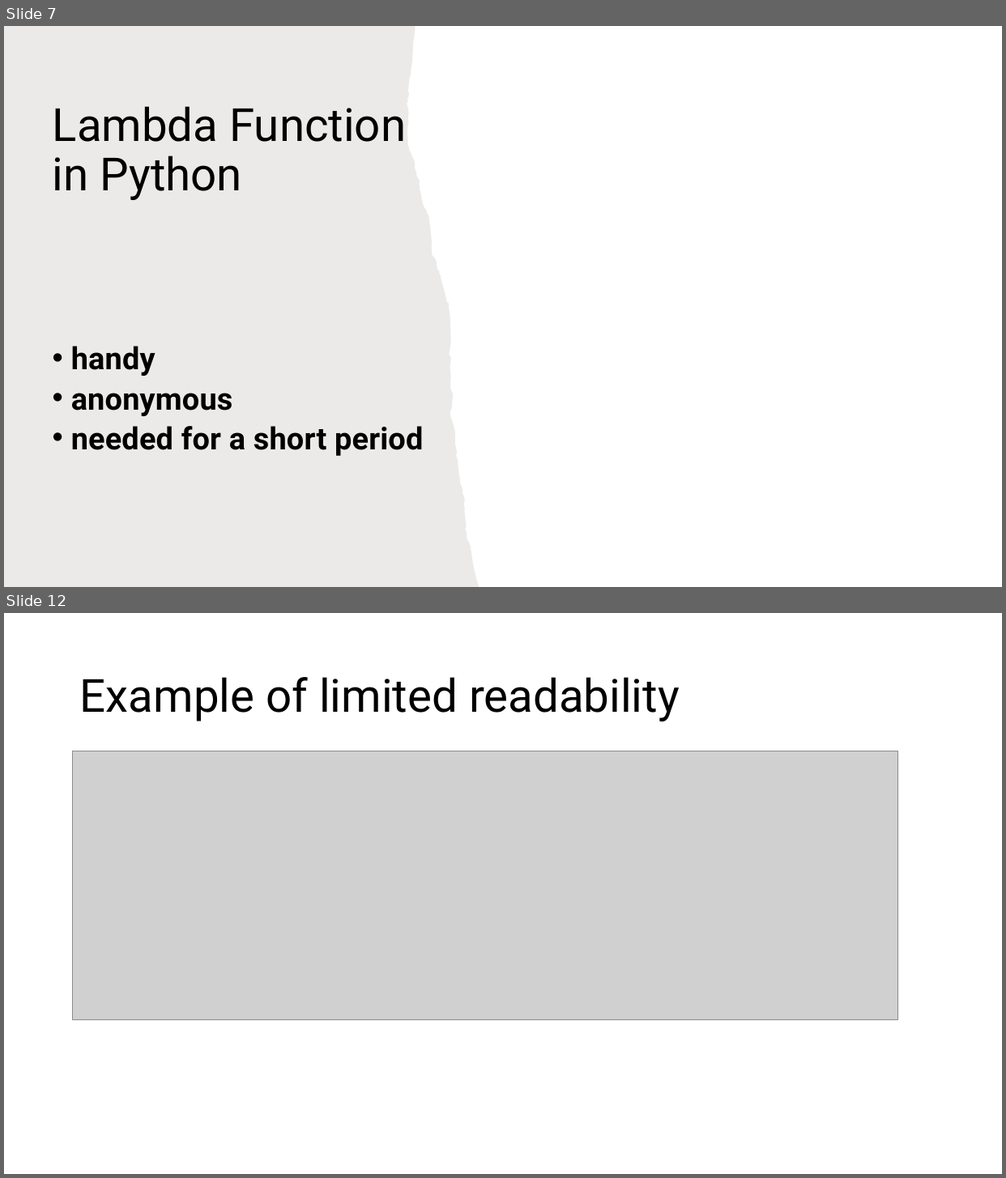
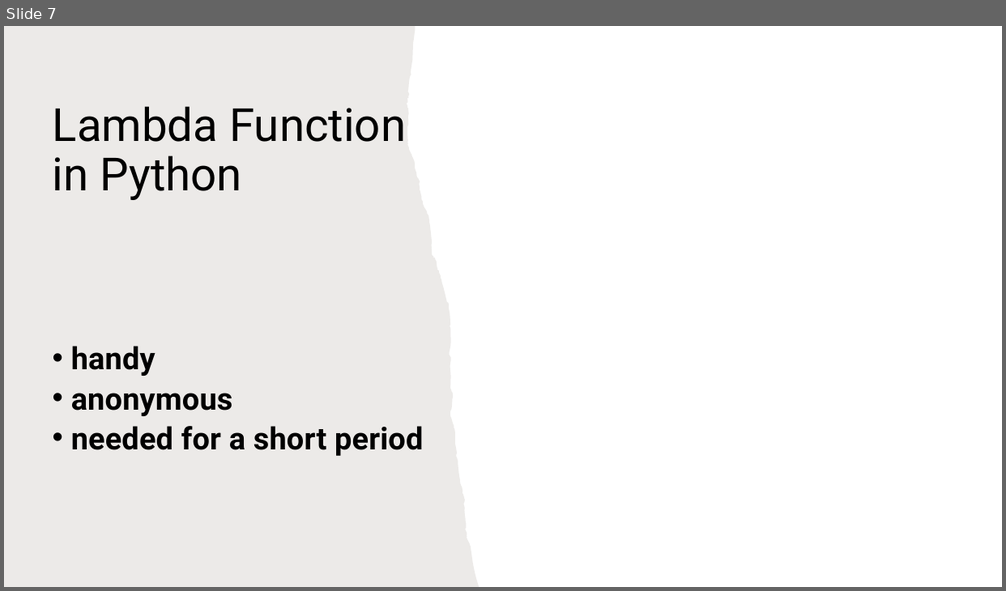
Before and after one commit to page10/Presentation, a slide deck: Presentation Lambda Function 4.pptx. Shown one above the other, each under a label of ours: slides 7 and 12 before the commit, slide 7 after it; the slides between them are not shown. The pictures are 1006x1178 and 1006x591 pixels, drawn with LibreOffice and Linux fonts; fonts in the diff are those of the drawing; grey boxes stand for pictures. Boxes give left, top, right and bottom in pixels: in the first picture for what was removed or moved away, otherwise in the second. Text is boxed around its words. In the diff, an @@ line names an element or a change of style, - is before the commit and + after.

```diff
--- a/Presentation Lambda Function 4.pptx
+++ b/Presentation Lambda Function 4.pptx
@@ slide 12 removed at [4, 613, 1002, 1174], background #FFFFFF @@
@@ title removed at [80, 677, 680, 722] @@
-Example of limited readability
@@ picture removed at [73, 752, 898, 1020] @@
```
Also in this commit, not shown: 3 slides changed, 1 slide added, 3 other slides removed, 1 other file.
